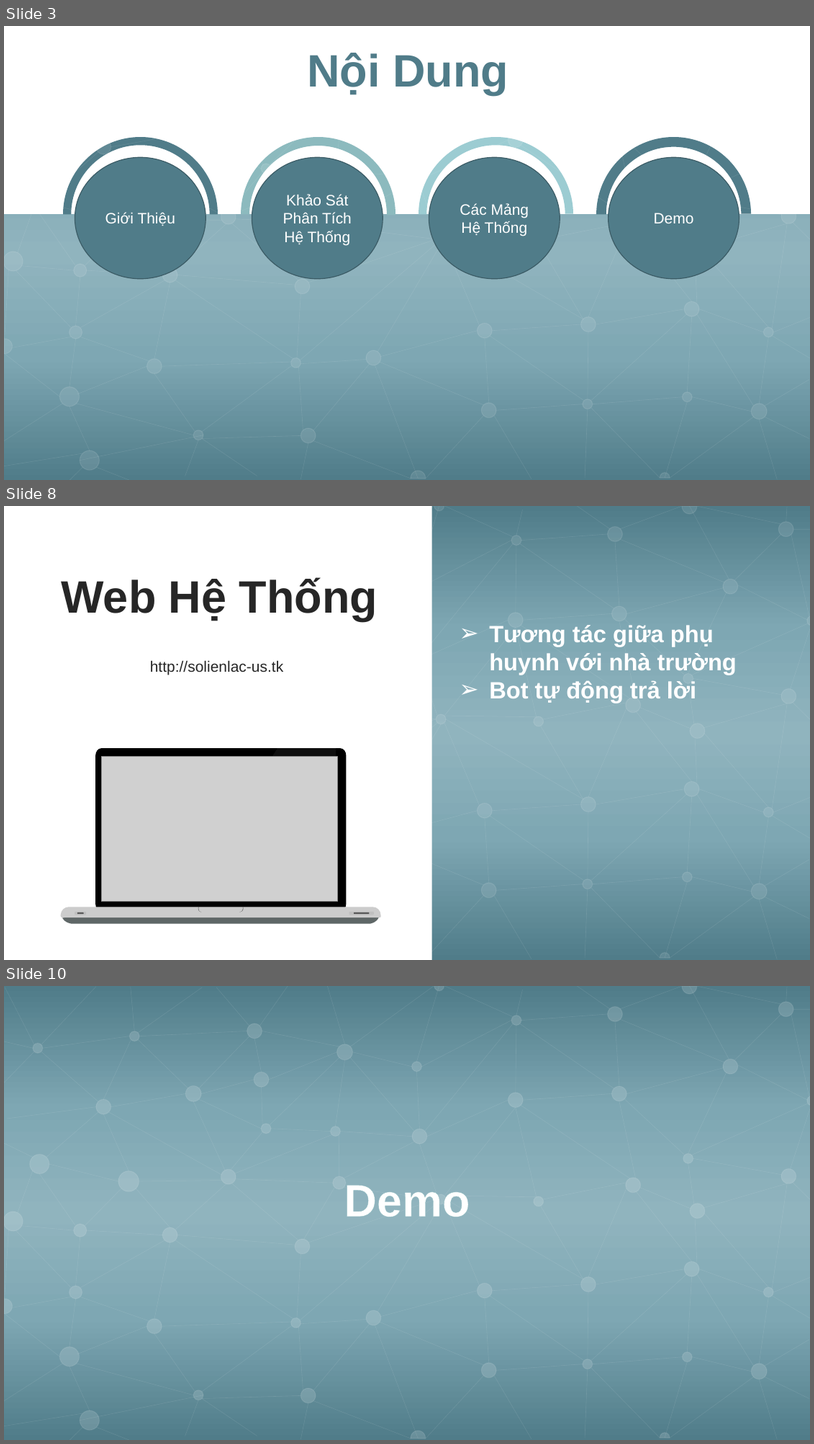
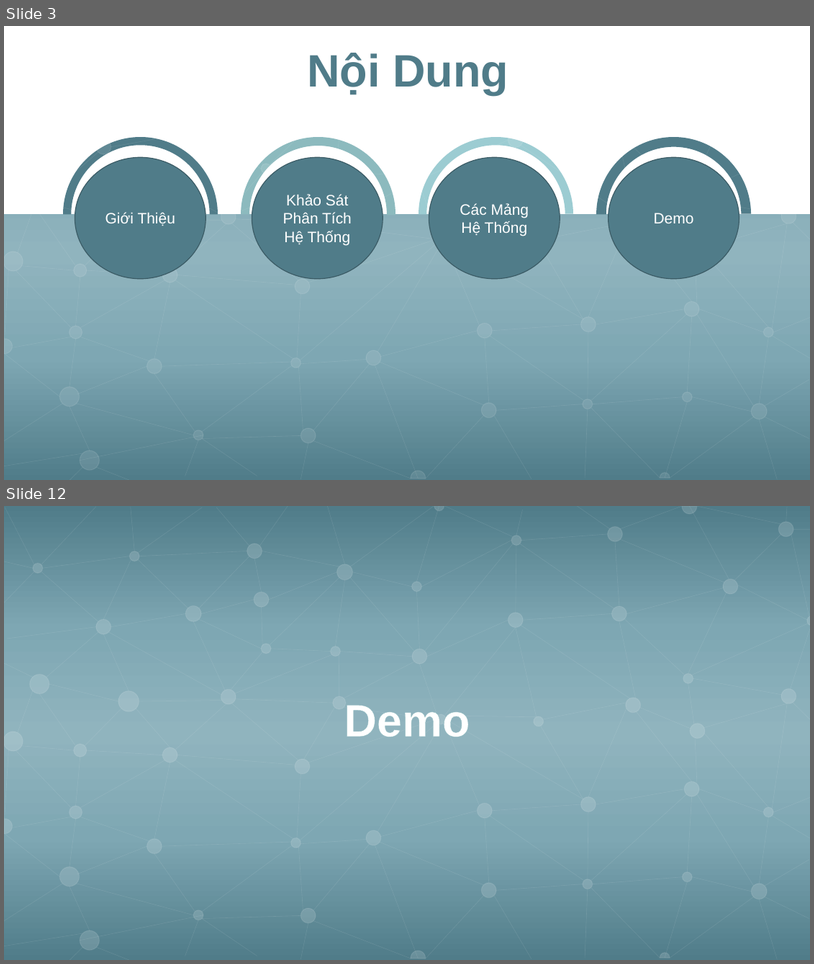
Before and after one commit to TLMHoang/HeThongSoLienLac, a slide deck: DOANCHUYENNGANH/SildeDoAnCN.pptx. Shown one above the other, each under a label of ours: slides 3, 8 and 10 before the commit, slides 3 and 12 after it; the slides between them are not shown. The pictures are 814x1444 and 814x964 pixels, drawn with LibreOffice and Linux fonts; fonts in the diff are those of the drawing; grey boxes stand for pictures. Boxes give left, top, right and bottom in pixels: in the first picture for what was removed or moved away, otherwise in the second. Text is boxed around its words. In the diff, an @@ line names an element or a change of style, - is before the commit and + after.

```diff
--- a/DOANCHUYENNGANH/SildeDoAnCN.pptx
+++ b/DOANCHUYENNGANH/SildeDoAnCN.pptx
@@ slide 8 removed at (4,506,810,960), background gradient #507C89 to #7EA7B3 to #90B4BE; not listed: 118 template elements that a slide beside it also shows @@
@@ rectangle removed at (4,506,432,960) @@
@@ text removed at (62,577,378,620) @@
-Web Hệ Thống
@@ text removed at (489,625,737,703) @@
-➢ Tương tác giữa phụ huynh với nhà trường
-➢ Bot tự động trả lời
@@ text removed at (150,660,283,675) @@
-http://solienlac-us.tk
@@ picture removed at (101,757,338,901) @@
@@ group removed at (59,746,382,924): 6 freeform shapes, 4 rounded rectangles @@
@@ what was slide 10 is now slide 12 @@
```
Also in this commit, not shown: 3 slides changed, 3 slides added, 1 other file.
